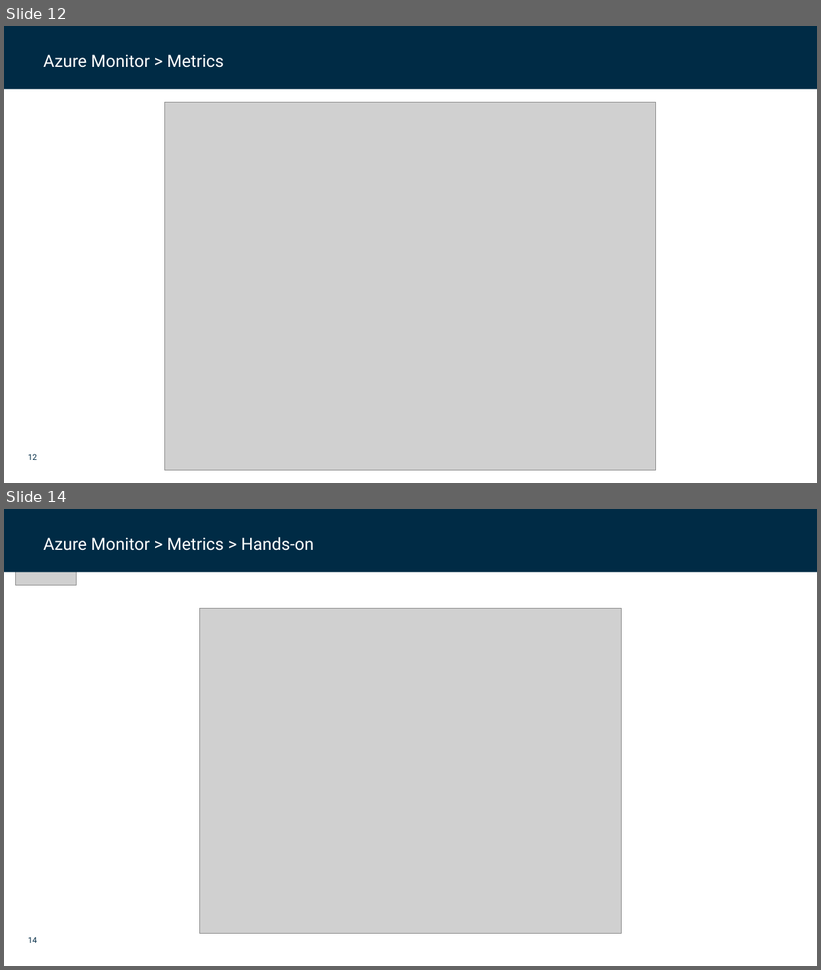
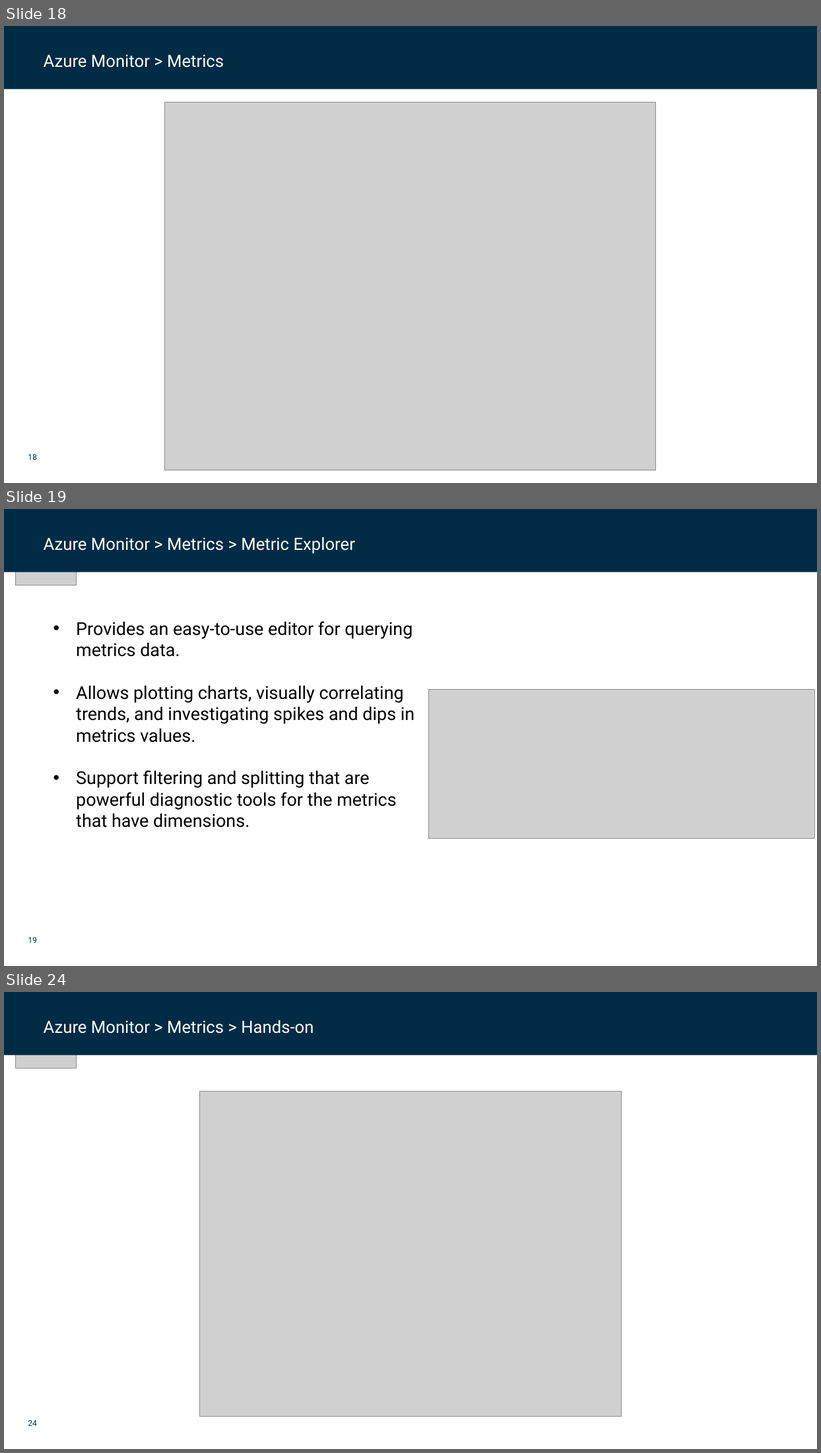
Before and after one commit to dfds/dojo, a slide deck: workshops/azure-monitoring-deep-dive/azure-monitoring-deep-dive.pptx. Shown one above the other, each under a label of ours: slides 12 and 14 before the commit, slides 18, 19 and 24 after it; the slides between them are not shown. The pictures are 821x970 and 821x1453 pixels, drawn with LibreOffice and Linux fonts; fonts in the diff are those of the drawing; grey boxes stand for pictures; background and template pictures are left out. Boxes give left, top, right and bottom in pixels: in the first picture for what was removed or moved away, otherwise in the second. Text is boxed around its words. In the diff, an @@ line names an element or a change of style, - is before the commit and + after.

Commit message:
Azure Monitor v. 0.2

```diff
--- a/workshops/azure-monitoring-deep-dive/azure-monitoring-deep-dive.pptx
+++ b/workshops/azure-monitoring-deep-dive/azure-monitoring-deep-dive.pptx
@@ slide 19 added at <box>4,509,817,966</box>, background #FFFFFF; not listed: 1 template element that a slide beside it also shows @@
@@ rectangle added at <box>4,509,817,572</box>, fill #002B45 @@
@@ picture added at <box>16,509,77,586</box> @@
@@ text added at <box>44,537,355,554</box>, 20 pt, text #FFFFFF @@
+Azure Monitor > Metrics > Metric Explorer
@@ rectangle added at <box>736,529,797,547</box>, fill #002B45 @@
@@ text added at <box>76,621,415,828</box>, 21 pt, text #000000 @@
+• Provides an easy-to-use editor for querying metrics data.
+• Allows plotting charts, visually correlating trends, and investigating spikes and dips in metrics values.
+• Support filtering and splitting that are powerful diagnostic tools for the metrics that have dimensions.
@@ picture added at <box>428,690,815,839</box> @@
@@ what was slide 12 is now slide 18 @@
@@ page number at <box>28,454,37,460</box>: text changed @@
-12
+18
@@ what was slide 14 is now slide 24 @@
@@ page number at <box>28,1420,37,1426</box>: text changed @@
-14
+24
```
Also in this commit, not shown: 3 slides changed, 10 other slides added, 1 slide removed, 1 other file.
